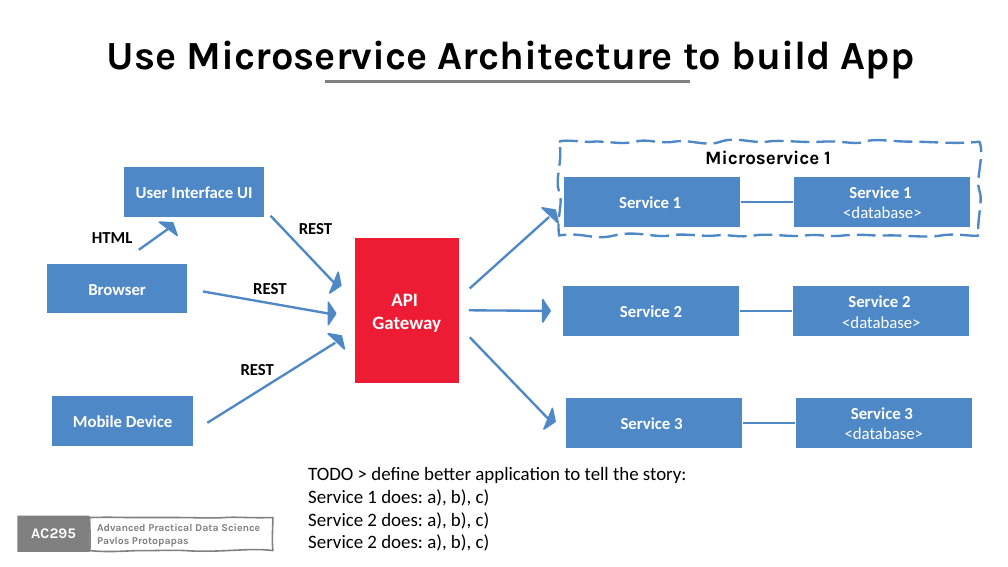
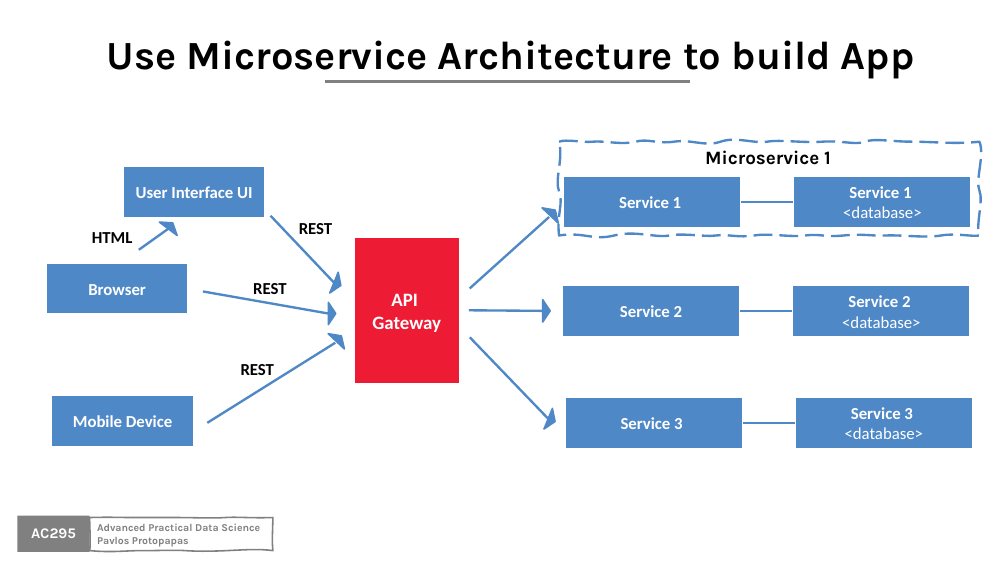
Before and after one commit to Harvard-IACS/2020F-AC295, a slide deck: slide 9 of content/lectures/lecture3/presentation/lecture3.pptx. Drawn at 1008x567 pixels with LibreOffice and Linux fonts; fonts in the diff are those of the drawing; background and template pictures are left out. Boxes give left, top, right and bottom in pixels: in the first picture for what was removed or moved away, otherwise in the second. Text is boxed around its words. In the diff, an @@ line names an element or a change of style, - is before the commit and + after.

```diff
--- a/content/lectures/lecture3/presentation/lecture3.pptx
+++ b/content/lectures/lecture3/presentation/lecture3.pptx
@@ text removed at box(308, 467, 687, 551) @@
-TODO > define better application to tell the story:
-Service 1 does: a), b), c)
-Service 2 does: a), b), c)
-Service 2 does: a), b), c)
```
Also in this commit, not shown: 19 other slides changed, 1 slide added, 13 slides removed, 3 other files.
